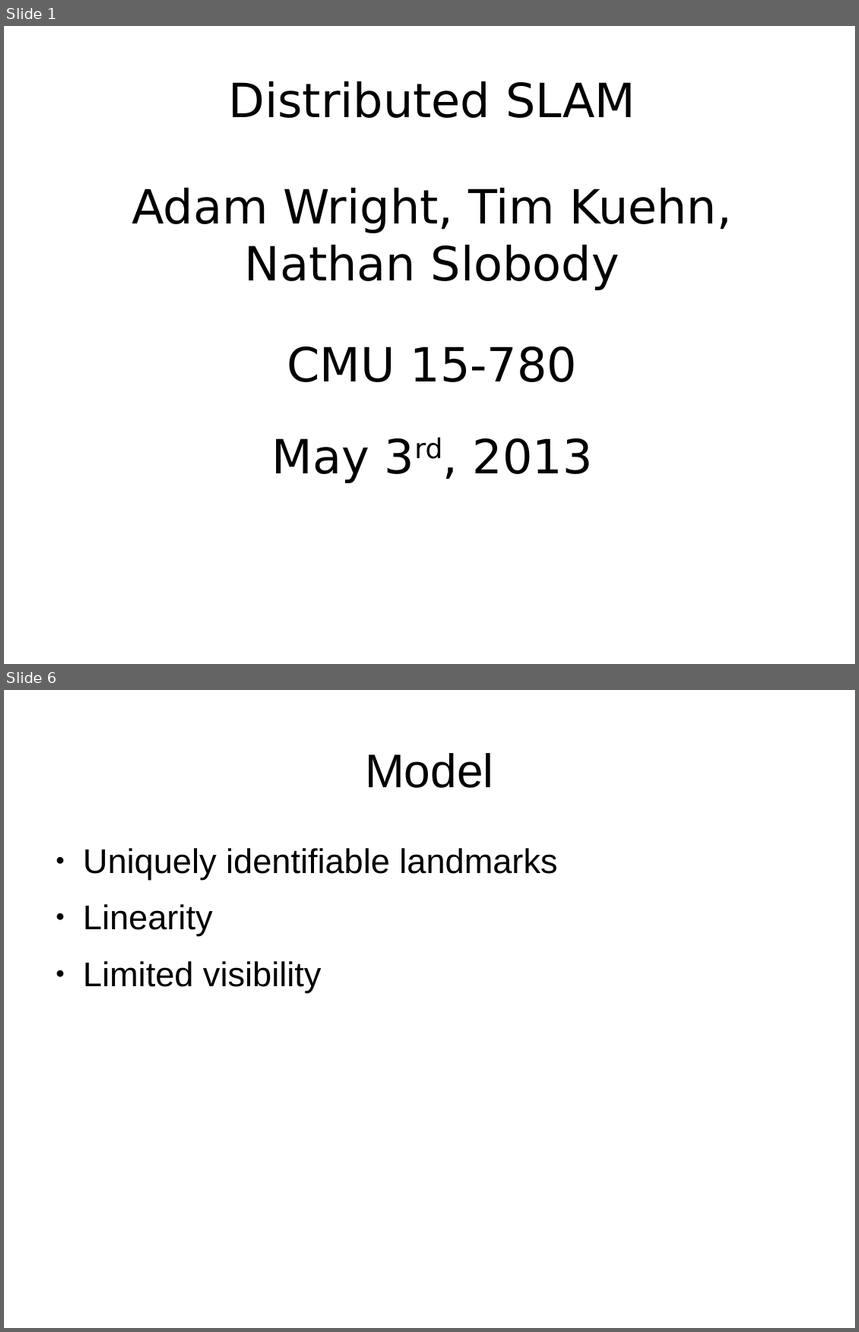
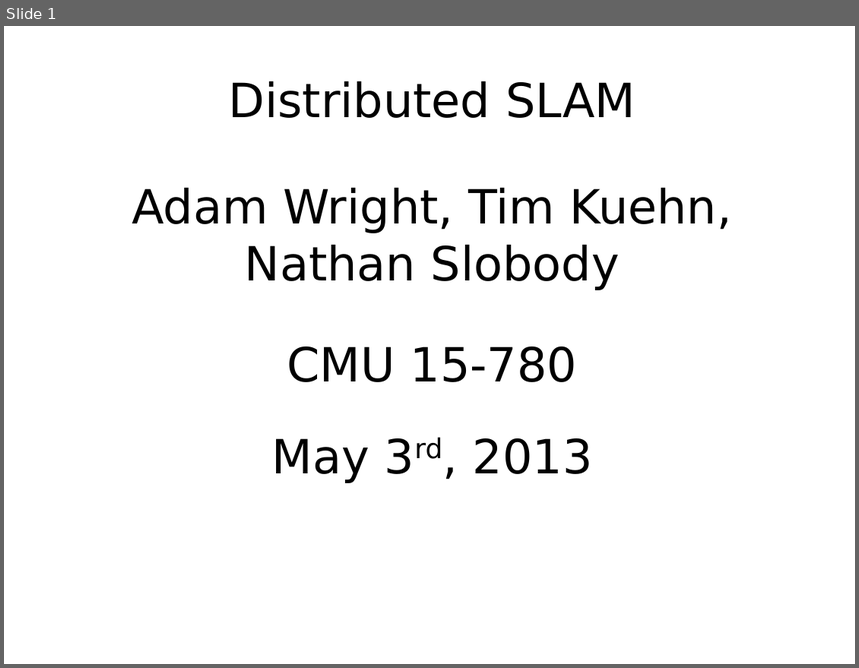
Before and after one commit to shaladdle/distslam, a slide deck: writeup/poster.odp. Shown one above the other, each under a label of ours: slides 1 and 6 before the commit, slide 1 after it; the slides between them are not shown. The pictures are 859x1332 and 859x668 pixels, drawn with LibreOffice and Linux fonts; fonts in the diff are those of the drawing. Boxes give left, top, right and bottom in pixels: in the first picture for what was removed or moved away, otherwise in the second. Text is boxed around its words. In the diff, an @@ line names an element or a change of style, - is before the commit and + after.

```diff
--- a/writeup/poster.odp
+++ b/writeup/poster.odp
@@ slide 6 removed at (4, 690, 855, 1328), background #FFFFFF @@
@@ title removed at (365, 753, 493, 788) @@
-Model
@@ text removed at (83, 848, 557, 992) @@
-● Uniquely identifiable landmarks
-● Linearity
-● Limited visibility
```
Also in this commit, not shown: 5 slides changed, 5 slides added, 1 other slide removed, 2 other files.
